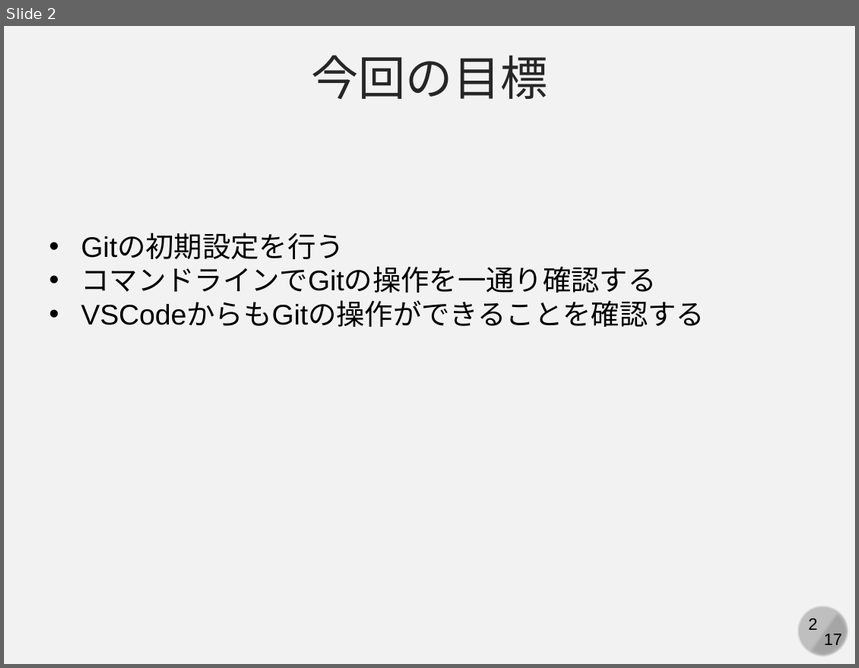
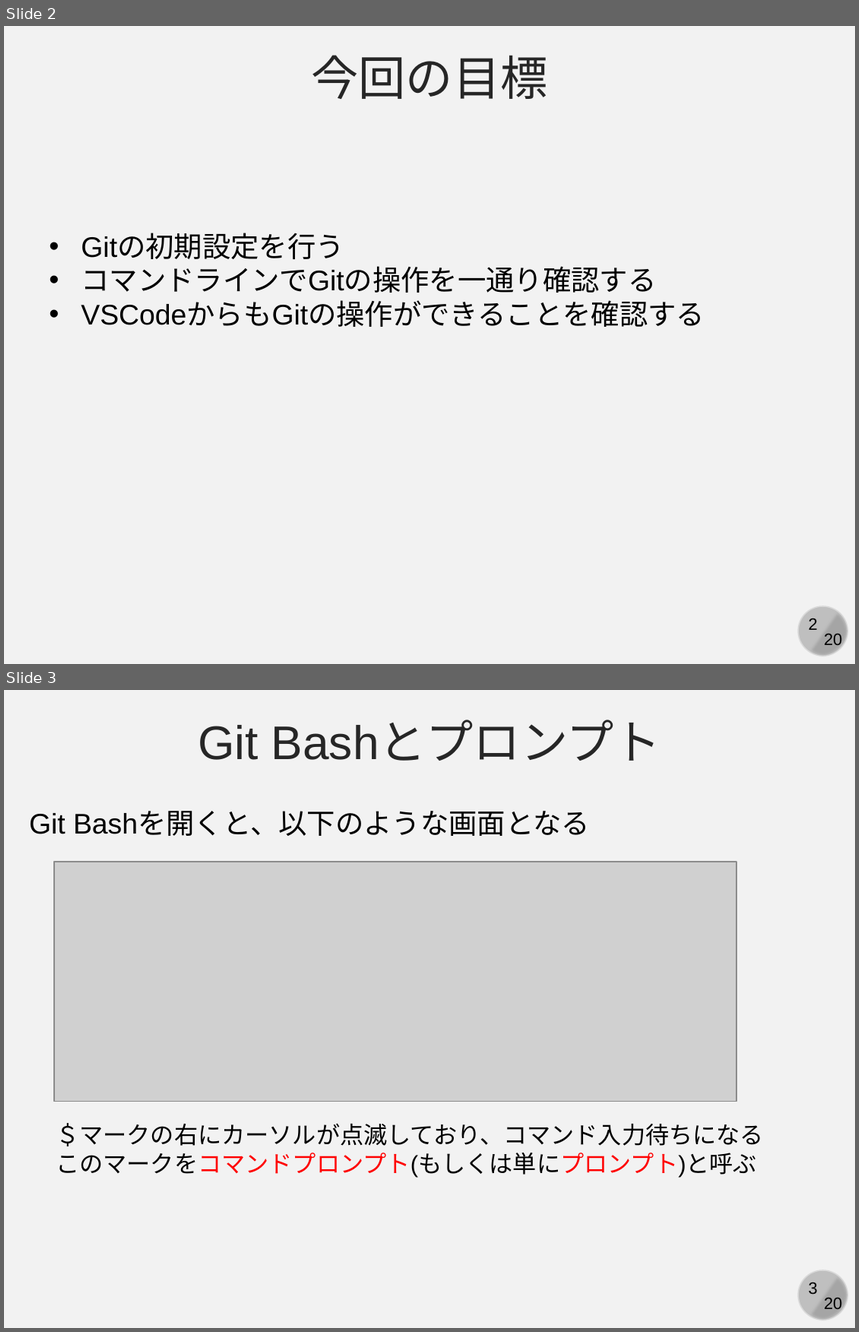
Before and after one commit to kaityo256/github, a slide deck: practice_basic/fig/slide.pptx. Shown one above the other, each under a label of ours: slide 2 before the commit, slides 2 and 3 after it. The pictures are 859x668 and 859x1332 pixels, drawn with LibreOffice and Linux fonts; fonts in the diff are those of the drawing; grey boxes stand for pictures. Boxes give left, top, right and bottom in pixels: in the first picture for what was removed or moved away, otherwise in the second. Text is boxed around its words. In the diff, an @@ line names an element or a change of style, - is before the commit and + after.

```diff
--- a/practice_basic/fig/slide.pptx
+++ b/practice_basic/fig/slide.pptx
@@ slide 3 added at box(4, 690, 855, 1328), background #F2F2F2; not listed: 4 template elements that a slide beside it also shows @@
@@ text added at box(198, 721, 661, 761), 40 pt, text #262626 @@
+Git Bashとプロンプト
@@ text added at box(29, 812, 590, 836), 24 pt, text #000000 @@
+Git Bashを開くと、以下のような画面となる
@@ picture added at box(54, 862, 737, 1102) @@
@@ text added at box(56, 1123, 764, 1178), 20 pt, text #000000 @@
+＄マークの右にカーソルが点滅しており、コマンド入力待ちになる
+このマークをコマンドプロンプト(もしくは単にプロンプト)と呼ぶ
@@ slide 2 changed as well @@
@@ text at box(824, 634, 842, 649): text changed @@
-17
+20
```
Also in this commit, not shown: 16 other slides changed, 2 other slides added.
